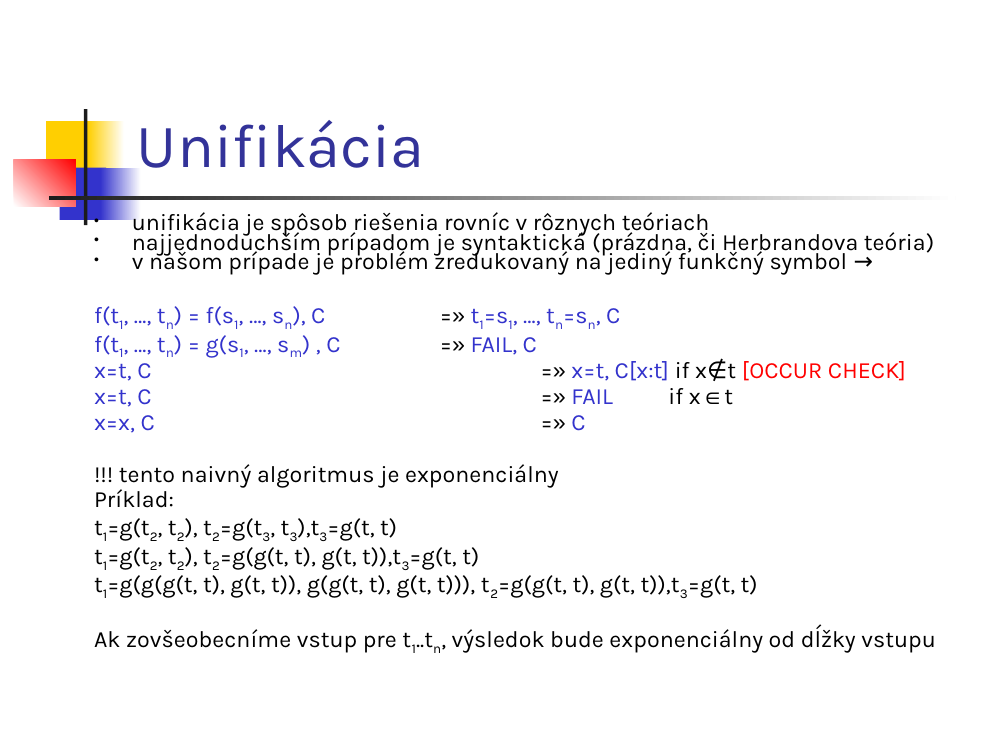
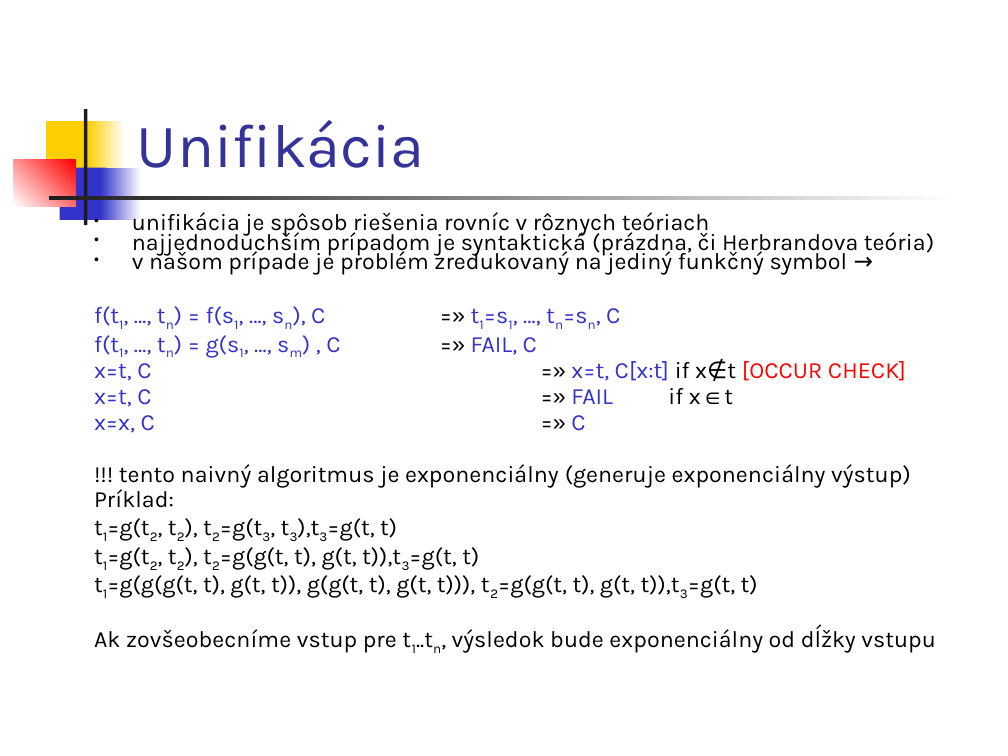
Before and after one commit to Funkcionalne/Prednasky, a slide deck: slide 16 of 08/08_fpro.ppt. Drawn at 1008x756 pixels with LibreOffice and Linux fonts; fonts in the diff are those of the drawing. Boxes give left, top, right and bottom in pixels: in the first picture for what was removed or moved away, otherwise in the second. Text is boxed around its words. In the diff, an @@ line names an element or a change of style, - is before the commit and + after.

```diff
--- a/08/08_fpro.ppt
+++ b/08/08_fpro.ppt
@@ text at [119, 464, 911, 487]: text changed @@
-!!! tento naivný algoritmus je exponenciálny
+!!! tento naivný algoritmus je exponenciálny (generuje exponenciálny výstup)
```
Also in this commit, not shown: 5 other slides changed, 1 slide added, 1 other file.
